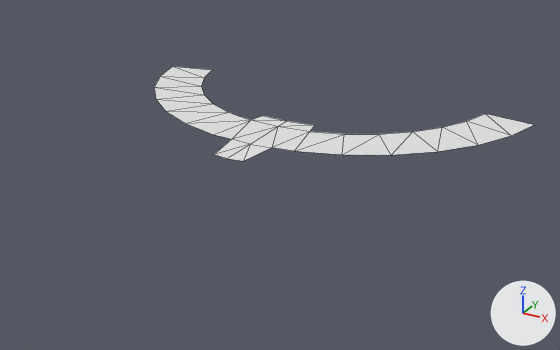
The glTF model Asset/char1_hero/girl/hero_face_direction.glb: old version first, new version second.
Before and after are seen from a 50 mm camera at (2.28, -5.25, 1.73) aimed at (0.3, -1.64, -0.08). Arrows for +X, +Y and +Z are at lower right; the lights stay in place. The first picture is the older version. Mesh edges are drawn as thin lines. Vertices at exactly the same position are counted once.

In view in the first picture: 'hero_direction'.
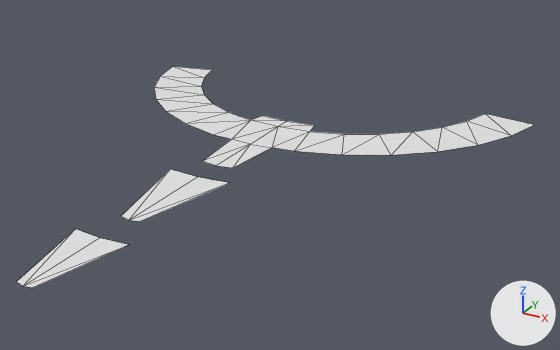
What the commit changed:
me_cylinder_001 is used by ob_hero_direction; location (0.0, 0.0, 0.0).
Verts and faces of me_cylinder_001; kept vertices keep their numbers, new ones are numbered from 38.
Before the commit, vertices of me_cylinder_001: 0 (0.0, -1.73, 0.0) at pixel (226, 158), 34 (0.1, -1.72, 0.0) at pixel (243, 161), 35 (-0.1, -1.72, 0.0) at pixel (213, 154).
me_cylinder_001 had 38 vertices, 38 faces and spanned x -1.44..1.44, y -1.73..-0.22, z 0.0.
me_cylinder_001 now has 50 vertices, 46 faces and spans x -1.44..1.44, y -3.32..-0.22, z 0.0.
Part 1, on me_cylinder_001:
Vertex 0 moves to (0.0, -1.85, 0.0), pixel (215, 165).
Vertex 34 moves to (0.1, -1.83, 0.0), pixel (232, 167).
Vertex 35 moves to (-0.1, -1.83, 0.0), pixel (202, 161).
New vertex 38 is at (0.0, -2.63, 0.0), pixel (128, 220).
New vertex 39 is at (0.2, -2.02, 0.0), pixel (229, 182).
New vertex 40 is at (0.0, -2.03, 0.0), pixel (197, 176).
New vertex 41 is at (-0.2, -2.02, 0.0), pixel (170, 169).
New vertex 42 is at (0.06, -2.62, 0.0), pixel (139, 221).
New vertex 43 is at (-0.06, -2.62, 0.0), pixel (120, 216).
New vertex 44 is at (0.0, -3.32, 0.0), pixel (22, 286).
New vertex 45 is at (0.16, -2.83, 0.0), pixel (129, 244).
New vertex 46 is at (0.0, -2.84, 0.0), pixel (99, 237).
New vertex 47 is at (-0.16, -2.83, 0.0), pixel (75, 228).
New vertex 48 is at (0.05, -3.31, 0.0), pixel (32, 287).
New vertex 49 is at (-0.05, -3.31, 0.0), pixel (16, 281).
New faces: (38, 40, 41), (38, 41, 43), (38, 42, 39), (38, 39, 40), (44, 46, 47), (44, 47, 49).
New faces: (44, 48, 45), (44, 45, 46).

What differs and where, as boxes (x1, y1, x2, y2) in the pictures (560 x 350 px):
'hero_direction', reshaped (36% wider, 132% taller)
    before: (154, 66, 533, 161)
    after: (17, 66, 533, 288)
part 1 of me_cylinder_001, built on
    before: (215, 139, 272, 161)
    after: (17, 139, 272, 288)
